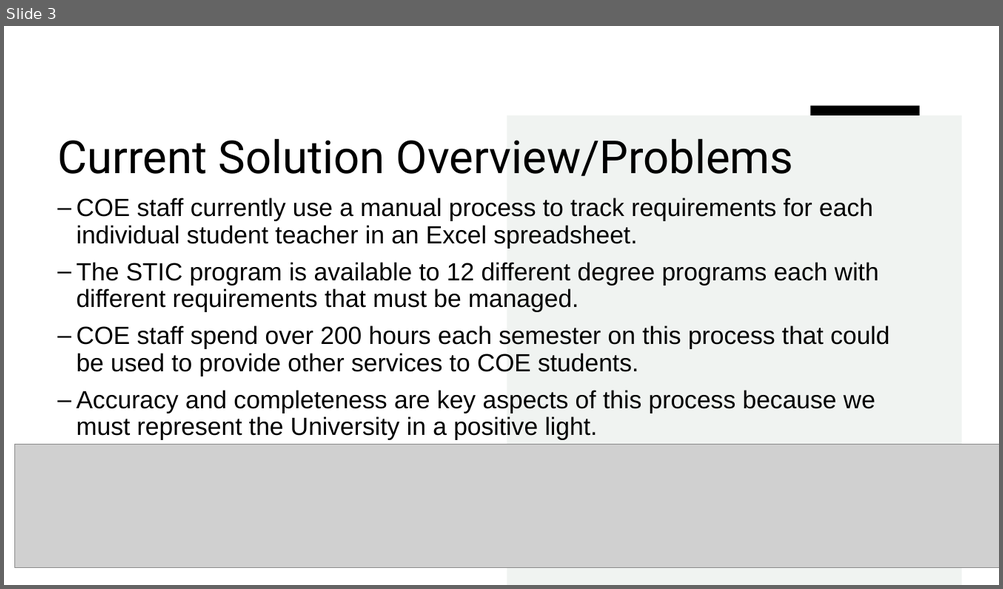
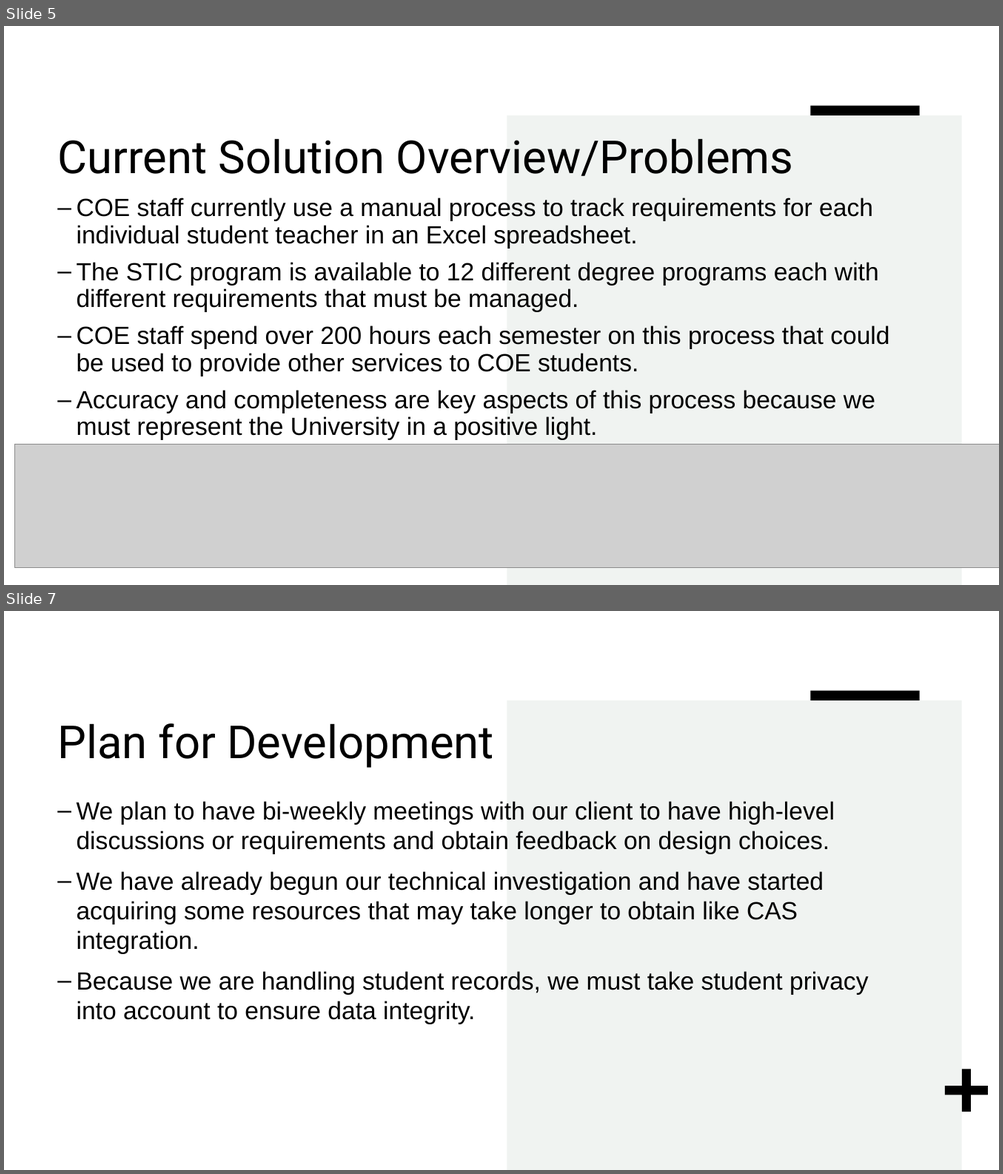
Before and after one commit to TeacherTodo/Deliverables, a slide deck: Teacher To-Do Mini Intro.pptx. Shown one above the other, each under a label of ours: slide 3 before the commit, slides 5 and 7 after it; the slides between them are not shown. The pictures are 1003x589 and 1003x1174 pixels, drawn with LibreOffice and Linux fonts; fonts in the diff are those of the drawing; grey boxes stand for pictures. Boxes give left, top, right and bottom in pixels: in the first picture for what was removed or moved away, otherwise in the second. Text is boxed around its words. In the diff, an @@ line names an element or a change of style, - is before the commit and + after.

Commit message:
Update Mini Intro Presentation
Outlined entire presentation, added part of the development plan, and intro/hook.

```diff
--- a/Teacher To-Do Mini Intro.pptx
+++ b/Teacher To-Do Mini Intro.pptx
@@ slide 7 added at <box>4,611,999,1170</box>, background #FFFFFF; not listed: 2 template elements that a slide beside it also shows @@
@@ title added at <box>57,723,494,768</box>, 44 pt, text #000000 @@
+Plan for Development
@@ text added at <box>77,801,868,1025</box>, 24 pt, text #000000 @@
+– We plan to have bi-weekly meetings with our client to have high-level discussions or requirements and obtain feedback on design choices.
+– We have already begun our technical investigation and have started acquiring some resources that may take longer to obtain like CAS integration.
+– Because we are handling student records, we must take student privacy into account to ensure data integrity.
@@ plus added at <box>945,1069,987,1112</box>, fill #000000 @@
@@ what was slide 3 is now slide 5 @@
```
Also in this commit, not shown: 4 other slides added.
